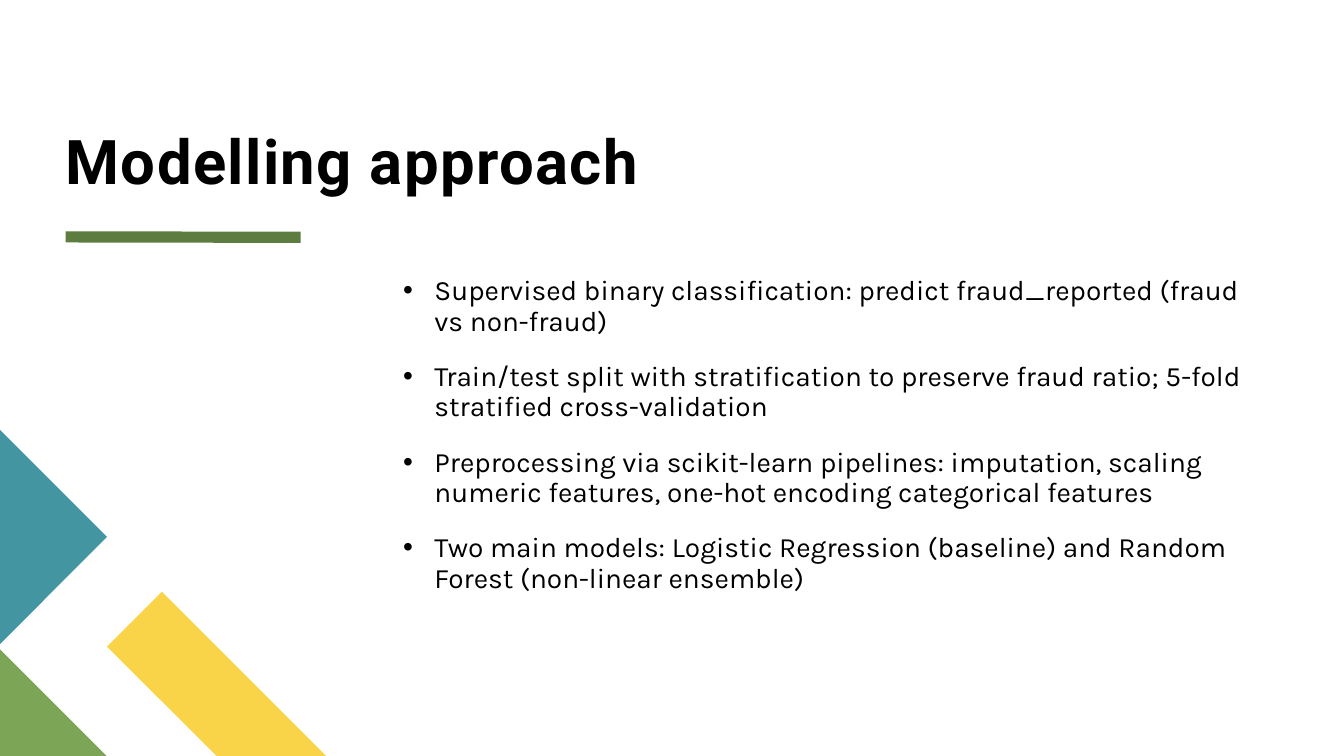
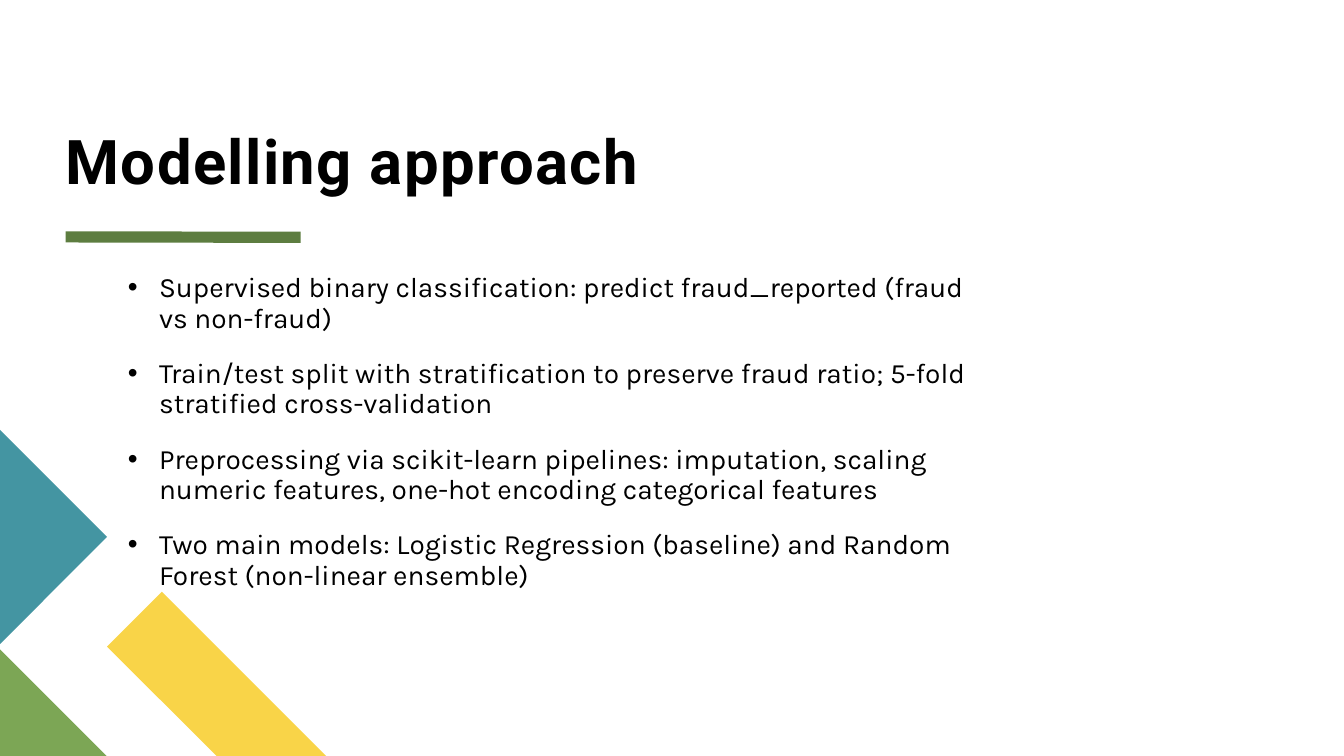
Before and after one commit to ADP777/Workplace-Project, a slide deck: slide 11 of CapStone Individual Project - A du Plooy.pptx (slide 10 before the commit). Drawn at 1344x756 pixels with LibreOffice and Linux fonts; fonts in the diff are those of the drawing. Boxes give left, top, right and bottom in pixels: in the first picture for what was removed or moved away, otherwise in the second. Text is boxed around its words. In the diff, an @@ line names an element or a change of style, - is before the commit and + after.

```diff
--- a/CapStone Individual Project - A du Plooy.pptx
+++ b/CapStone Individual Project - A du Plooy.pptx
@@ text "Supervised binary classification: predict fraud_reported ...": place and size @@
-text "Supervised binary classification: predict fraud_reported ..." at [434, 280, 1240, 591]
+text "Supervised binary classification: predict fraud_reported ..." at [159, 277, 965, 588]
```
Also in this commit, not shown: 11 other slides changed, 1 slide added, 2 other files.
